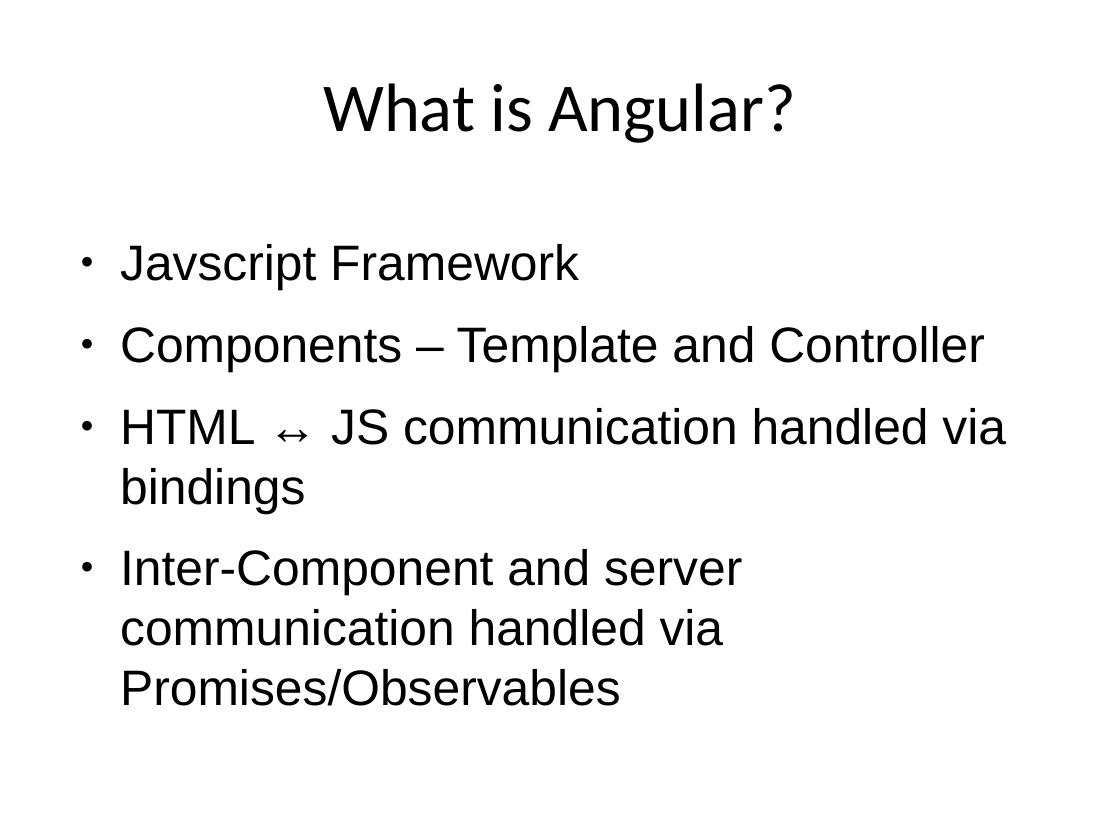
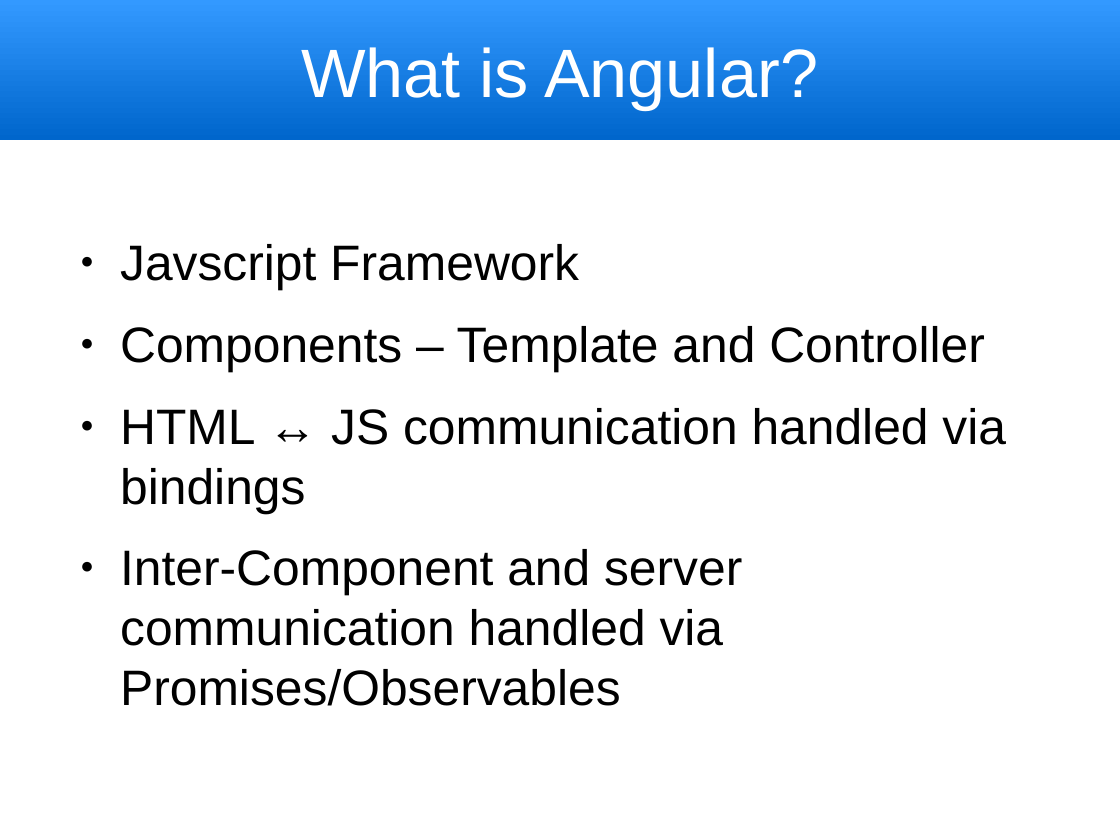
Before and after one commit to trognus/devcon2016, a slide deck: slide 3 of devconNg2.odp. Drawn at 1120x840 pixels with LibreOffice and Linux fonts; fonts in the diff are those of the drawing. Boxes give left, top, right and bottom in pixels: in the first picture for what was removed or moved away, otherwise in the second. Text is boxed around its words. In the diff, an @@ line names an element or a change of style, - is before the commit and + after.

```diff
--- a/devconNg2.odp
+++ b/devconNg2.odp
@@ title "What is Angular?": place and size @@
-title "What is Angular?" at [323, 83, 796, 143]
+title "What is Angular?" at [0, 0, 1120, 140]
@@ title "What is Angular?" at [0, 0, 1120, 140]: font Calibri to Arial, text colour #000000 to #FFFFFF; fill none to gradient #0066CC to #3399FF @@
```
Also in this commit, not shown: 17 other slides changed, 2 slides added, 1 slide removed.
